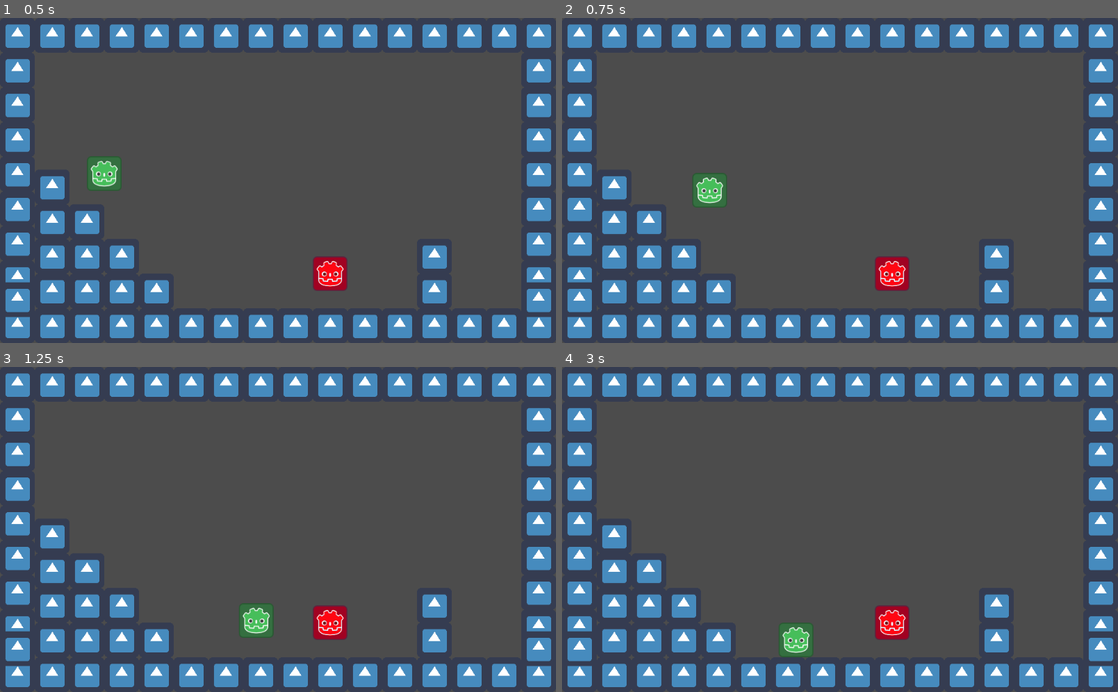
Above: before the commit, frames 1-4 (two rows, left to right).
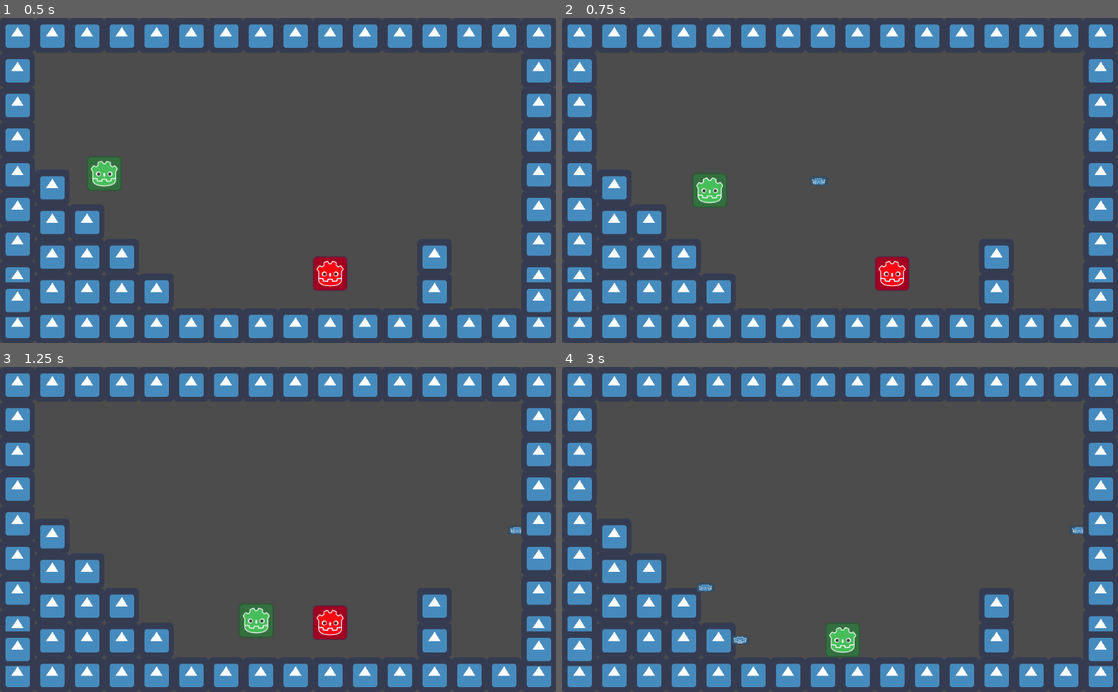
Above: after the commit, the same moments.

Repository: goodguyplayer/GameJam-GWJ53
Game: Godot game, scene res://World/World.tscn
Two runs of this game, one before a commit and one after it. Both use one fixed random seed, a clock stepped at 60 frames per second and the inputs below. The engine's default icon, where the game draws it, is replaced by a stand-in: a white triangle on a blue panel in a dark square.
Inputs:
- Up to frame 1 (0.5 s): no input
- Up to frame 2 (0.75 s): tap Enter (ui_shoot, bound only after the commit) at 0.5 s; hold Right (ui_right) from 0.53 s (still down); hold Enter (ui_shoot, bound only after the commit) from 0.53 s (still down)
- Up to frame 3 (1.25 s): keep holding Right (ui_right); keep holding Enter (ui_shoot, bound only after the commit); tap Up (ui_up) at 0.77 s
- Up to frame 4 (3 s): release Enter (ui_shoot, bound only after the commit) at 1.28 s; tap Enter (ui_shoot, bound only after the commit) at 1.35, 2.85 s; tap Up (ui_up) at 1.52 s; release Right (ui_right) at 2.03 s; hold Left (ui_left) 2.03-2.78 s; hold Enter (ui_shoot, bound only after the commit) 2.03-2.78 s; hold Right (ui_right) from 2.78 s (still down)

Frame 1 is identical in both runs. In frame 2, less than 0.1% of the frame differs, in the area x 44-48%, y 48-52%; in frame 3, less than 0.1%; in frame 4, 2.2%, in the area x 24-94%, y 48-90%.

Commit message:
Player now shoots bullet

Diff:
--- a/GameJam-GWJ53/Enemies/Enemy.gd
+++ b/GameJam-GWJ53/Enemies/Enemy.gd
@@ -3,8 +3,6 @@
 
 export (float) var turndelay = 3
 export (float) var shootdelay = 1.5
-export (float) var shootdistance_x = 10
-export (float) var shootdistance_y = 0
 export var bulletscene = preload("res://Weaponry/Bullet.tscn")
 
 
--- a/GameJam-GWJ53/Player/Player.gd
+++ b/GameJam-GWJ53/Player/Player.gd
@@ -8,6 +8,9 @@
 
 #####
 
+export var bulletscene = preload("res://Weaponry/Bullet.tscn")
+
+
 export (int) var speed = 400
 export (int) var gravity = 800
 export (int) var jump_speed = -400
@@ -15,17 +18,24 @@
 # -500 -- 2 blocks
 # -400 -- 1 block
 
+onready var facing = get_node("Facing")
+onready var bulletorigin = get_node("BulletOrigin")
+onready var timershoot = get_node("TimerShoot")
+
 var velocity = Vector2()
 var movement = 0
+var shoot_flag = false
+var is_shooting = false
+var shootdelay = 0.5
 
-func get_input():
+func get_input(delta):
 	velocity.x = Input.get_action_strength("ui_right") - Input.get_action_strength("ui_left")
 	velocity.x = velocity.x * speed
+	if Input.is_action_pressed("ui_shoot"):
+		shoot_flag = true
+	else:
+		shoot_flag = false
 
-
-
-func _physics_process(delta):
-	get_input()
 	velocity.y += gravity * delta
 	velocity = move_and_slide(velocity, Vector2.UP)
 	if Input.is_action_just_pressed("ui_up"):
@@ -33,6 +43,30 @@
 			velocity.y = jump_speed
 
 
+func _physics_process(delta):
+	get_input(delta)
+	if velocity.x > 0:
+		bulletorigin.position = Vector2( 64, 0)
+	elif velocity.x < 0:
+		bulletorigin.position = Vector2( -64, 0)
+
+	if shoot_flag and not is_shooting:
+		is_shooting = true
+		timershoot.start(shootdelay)
+		shoot()
+
+
+func shoot():
+	var bullet = bulletscene.instance()
+	get_parent().call_deferred("add_child", bullet)
+	bullet.position = bulletorigin.global_position
+	bullet.bullet_direction = bulletorigin.global_position - global_position
+	bullet.bullet_speed = 1000
+
 
 func _on_Hurtbox_area_entered(area):
 	queue_free()
+
+
+func _on_TimerShoot_timeout():
+	is_shooting = false
--- a/GameJam-GWJ53/Player/Player.tscn
+++ b/GameJam-GWJ53/Player/Player.tscn
@@ -28,6 +28,18 @@
 [node name="CollisionShape2D" parent="Hurtbox" index="0"]
 shape = SubResource( 2 )
 
+[node name="Timer" type="Timer" parent="."]
+
+[node name="Facing" type="Position2D" parent="."]
+position = Vector2( 1, 0 )
+
+[node name="BulletOrigin" type="Position2D" parent="."]
+position = Vector2( 64, 0 )
+
+[node name="TimerShoot" type="Timer" parent="."]
+one_shot = true
+
 [connection signal="area_entered" from="Hurtbox" to="." method="_on_Hurtbox_area_entered"]
+[connection signal="timeout" from="TimerShoot" to="." method="_on_TimerShoot_timeout"]
 
 [editable path="Hurtbox"]
--- a/GameJam-GWJ53/project.godot
+++ b/GameJam-GWJ53/project.godot
@@ -17,6 +17,14 @@
 [gui]
 
 common/drop_mouse_on_gui_input_disabled=true
+
+[input]
+
+ui_shoot={
+"deadzone": 0.5,
+"events": [ Object(InputEventKey,"resource_local_to_scene":false,"resource_name":"","device":0,"alt":false,"shift":false,"control":false,"meta":false,"command":false,"pressed":false,"scancode":16777221,"physical_scancode":0,"unicode":0,"echo":false,"script":null)
+ ]
+}
 
 [layer_names]
 
